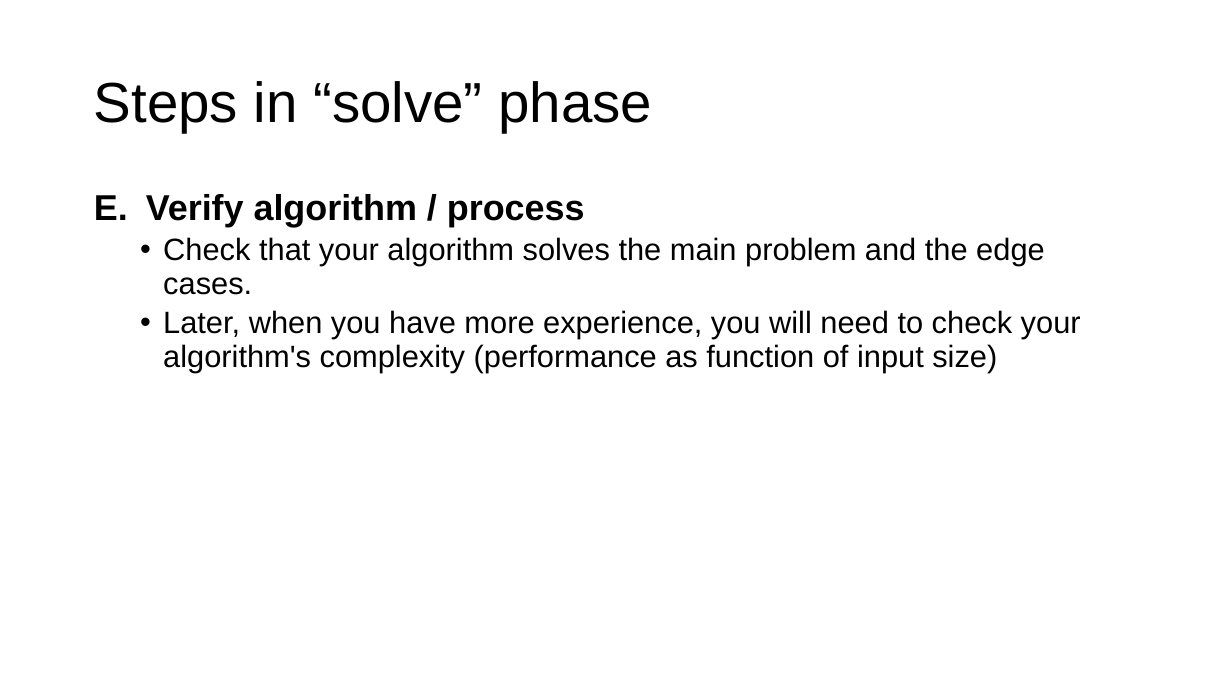
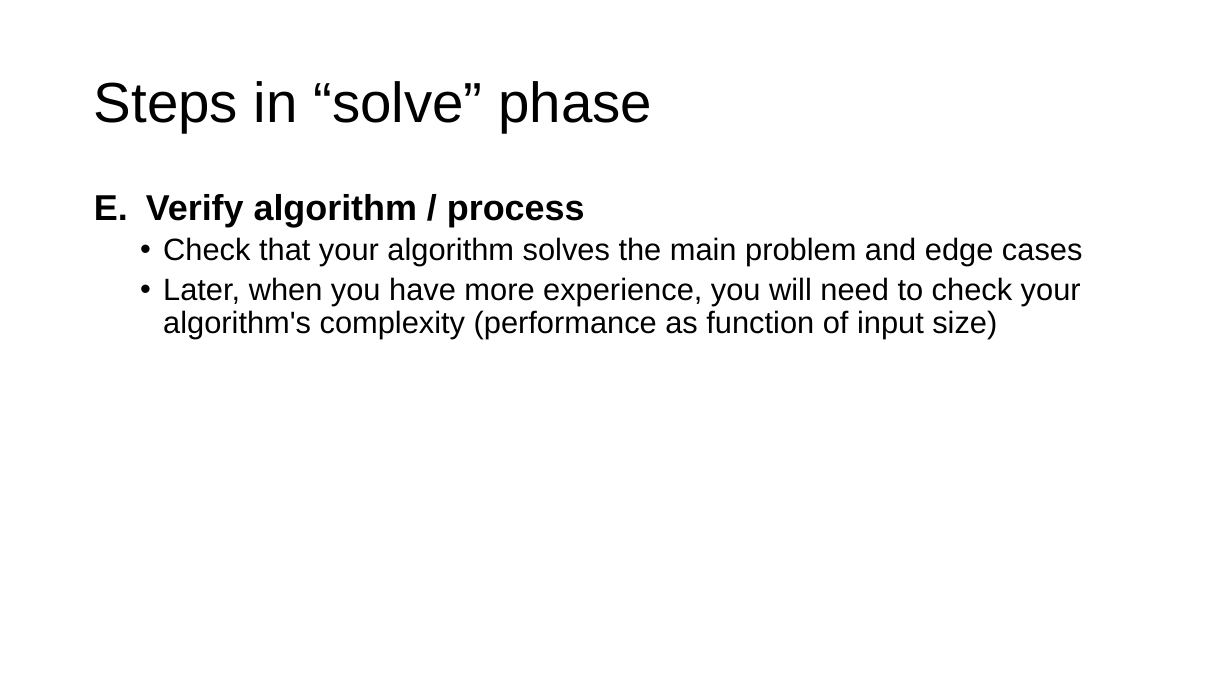
Before and after one commit to parrt/msds501, a slide deck: slide 11 of slides/problem-solving.pptx. Drawn at 1232x693 pixels with LibreOffice and Linux fonts; fonts in the diff are those of the drawing; background and template pictures are left out. Boxes give left, top, right and bottom in pixels: in the first picture for what was removed or moved away, otherwise in the second. Text is boxed around its words. In the diff, an @@ line names an element or a change of style, - is before the commit and + after.

```diff
--- a/slides/problem-solving.pptx
+++ b/slides/problem-solving.pptx
@@ text at [163, 237, 1082, 266]: text changed @@
-  • Check that your algorithm solves the main problem and the edge cases.
+  • Check that your algorithm solves the main problem and edge cases
```
Also in this commit, not shown: 3 other slides changed, 10 other files.
